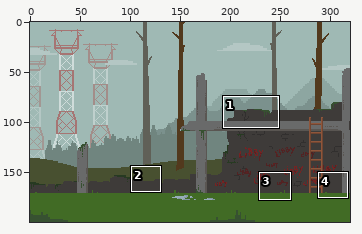
A pixel-art file gets an edit: art/building.aseprite. Above, an overview of the earlier version with the close-up marked.
Close-up. As it was:
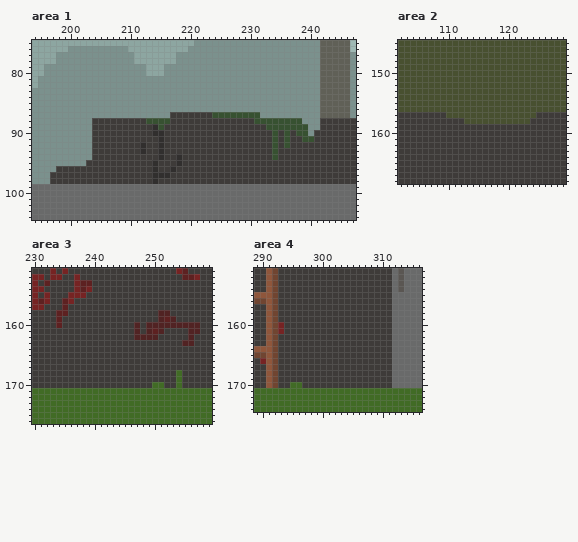
320x200 pixels, 1 frame. Colours within 5 levels of each other are drawn and written as one. Shown: area 1: x 194..247, y 75..104; area 2: x 102..129, y 145..168; area 3: x 230..259, y 151..176; area 4: x 289..316, y 151..174.
Now the later version:
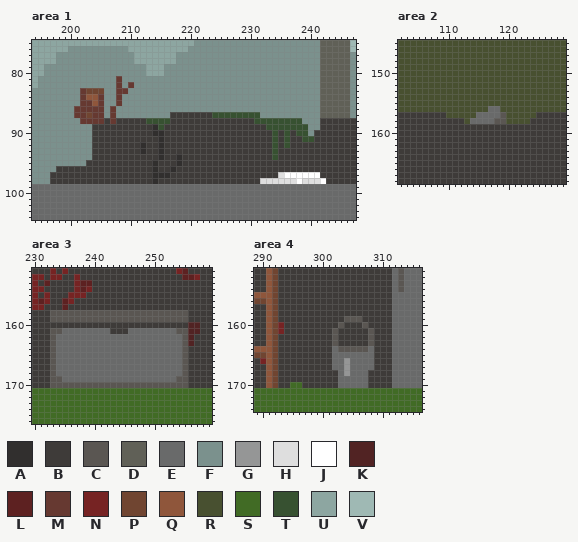
Palette (. is transparent): A #312f2e  B #3e3b39  C #5a5652  D #606057  E #696a6a  F #7b918d  G #959696  H #dedede  J #ffffff  K #512323  L #5d2121  M #663931  N #762323  P #704531  Q #8f563b  R #485030  S #416b25  T #375131  U #8da6a1  V #9fb9b4
Difference:
layer "objects/ripped cloth" now shown
layer "objects/wood" now shown
layer "objects/bucket" now shown
layer "objects/rock" now shown
layer "objects/box" added
Area 1, layers "objects/wood", "objects/ripped cloth":
Colour H replaces colour B in row 97 at x 235; in row 98 at x 232 to 237 and 239 to 241.
Colour J replaces colour B in row 97 at x 236 to 241; in row 98 at x 238 and 242.
Colour M replaces colour B in row 88 at x 204 to 205 and 207.
Colour M replaces colour F in row 81 at x 208; in row 82 at x 208 and 210; in row 83 at x 202 and 208 to 209; in row 84 at x 202, 205 and 208; in row 85 at x 202 to 203, 205 and 208; in row 86 at x 201 to 205 and 207.
Colour M replaces colour F in row 87 at x 201 to 202, 204 to 205 and 207; in row 88 at x 202 to 203.
Colour P replaces colour F in row 83 at x 203 to 205; in row 87 at x 203.
Colour Q replaces colour F in row 84 at x 203 to 204; in row 85 at x 204.
Area 2, layer "objects/rock":
Colour C replaces colour R in row 157 at x 119; in row 158 at x 118 to 119.
Colour E replaces colour R in row 156 at x 117 to 118; in row 157 at x 115 to 118; in row 158 at x 114 to 117.
Area 3, layer "objects/box":
Colour B replaces colour K in row 160 at x 247 and 249 to 255.
Colour B replaces colour L in row 160 at x 234.
Colour C replaces colour B in row 158 at x 233, 236 to 250 and 253 to 255; in row 159 at x 233, 235 to 250 and 254 to 255; in row 161 at x 233 to 234 and 254 to 255; in row 162 at x 233 and 255; in row 163 at x 233; in rows 164 to 168 at x 233 and 255.
Colour C replaces colour B in row 169 at x 233 to 234 and 255; in row 170 at x 233 to 249, 252 to 253 and 255.
Colour C replaces colour K in row 158 at x 251 to 252; in row 159 at x 251 and 253; in row 163 at x 255.
Colour C replaces colour L in row 158 at x 234 to 235; in row 159 at x 234 and 252.
Colour C replaces colour S in row 169 at x 254; in row 170 at x 250 to 251 and 254.
Colour E replaces colour B in row 161 at x 235 to 242, 246, 248 and 252 to 253; in row 162 at x 234 to 246 and 251 to 254; in rows 163 to 167 at x 234 to 254; in row 168 at x 234 to 253; in row 169 at x 235 to 253.
Colour E replaces colour K in row 161 at x 247, 249 and 251; in row 162 at x 247 to 250.
Colour E replaces colour L in row 161 at x 250.
Colour E replaces colour S in row 168 at x 254.
Area 4, layer "objects/bucket":
Colour C replaces colour B in row 159 at x 304 to 306; in row 160 at x 303 and 307; in rows 161 to 163 at x 302 and 308; in row 164 at x 303 to 307.
Colour E replaces colour B in row 164 at x 302 and 308; in row 165 at x 302 to 308; in rows 166 to 167 at x 302 to 303 and 305 to 308; in row 168 at x 303 and 305 to 307; in rows 169 to 170 at x 303 to 307.
Colour G replaces colour B in rows 166 to 168 at x 304.
Changed places in both close-ups, as pixel boxes (x1, y1, x2, y2):
changed: (74, 76, 134, 124)
changed: (260, 172, 326, 184)
changed: (470, 106, 506, 124)
changed: (50, 310, 188, 388)
changed: (332, 316, 374, 388)
